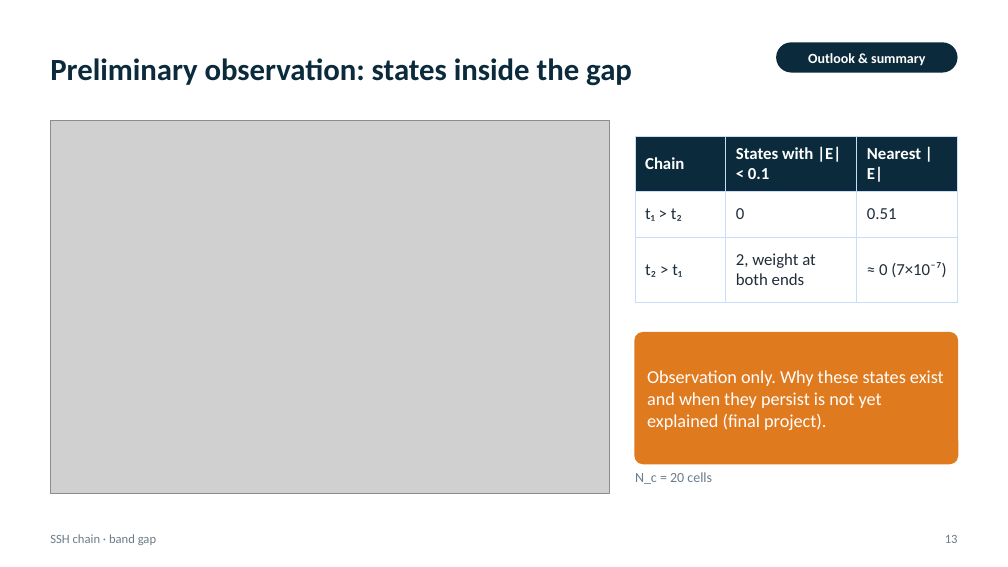
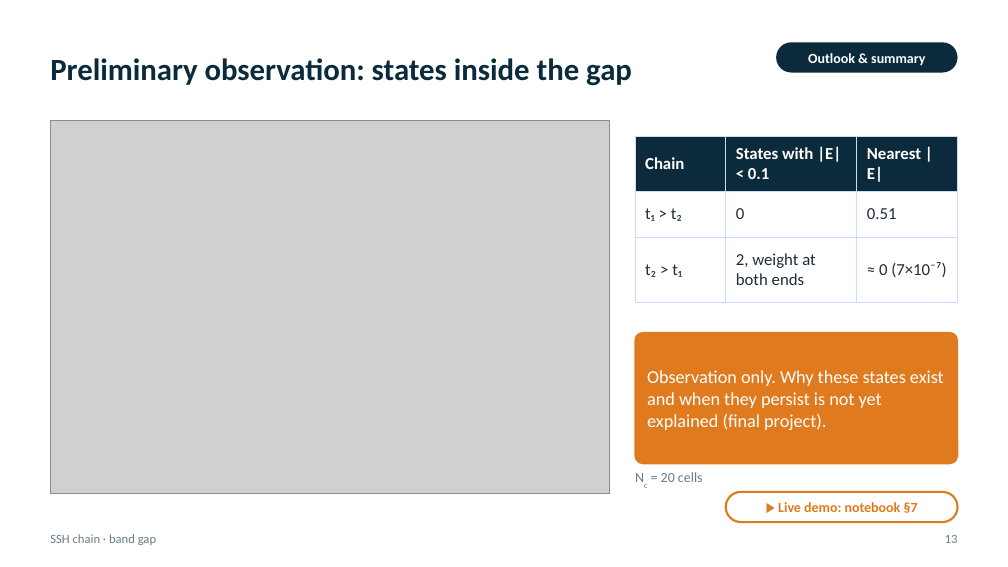
Before and after one commit to hyosan1423/computational-physics, a slide deck: slide 13 of midterm-tight-binding/slides/SSH_midterm_slides.pptx. Drawn at 1008x567 pixels with LibreOffice and Linux fonts; fonts in the diff are those of the drawing; grey boxes stand for pictures. Boxes give left, top, right and bottom in pixels: in the first picture for what was removed or moved away, otherwise in the second. Text is boxed around its words. In the diff, an @@ line names an element or a change of style, - is before the commit and + after.

```diff
--- a/midterm-tight-binding/slides/SSH_midterm_slides.pptx
+++ b/midterm-tight-binding/slides/SSH_midterm_slides.pptx
@@ text at <box>661,472,703,482</box>: text changed @@
-N_c = 20 cells
+Nc = 20 cells
@@ rounded rectangle added at <box>726,492,958,522</box>, fill #FFFFFF, outline #E07A1F 1.5 pt, 10 pt, text #E07A1F, bold @@
+▶ Live demo: notebook §7
```
Also in this commit, not shown: 12 other slides changed, 19 other files.
